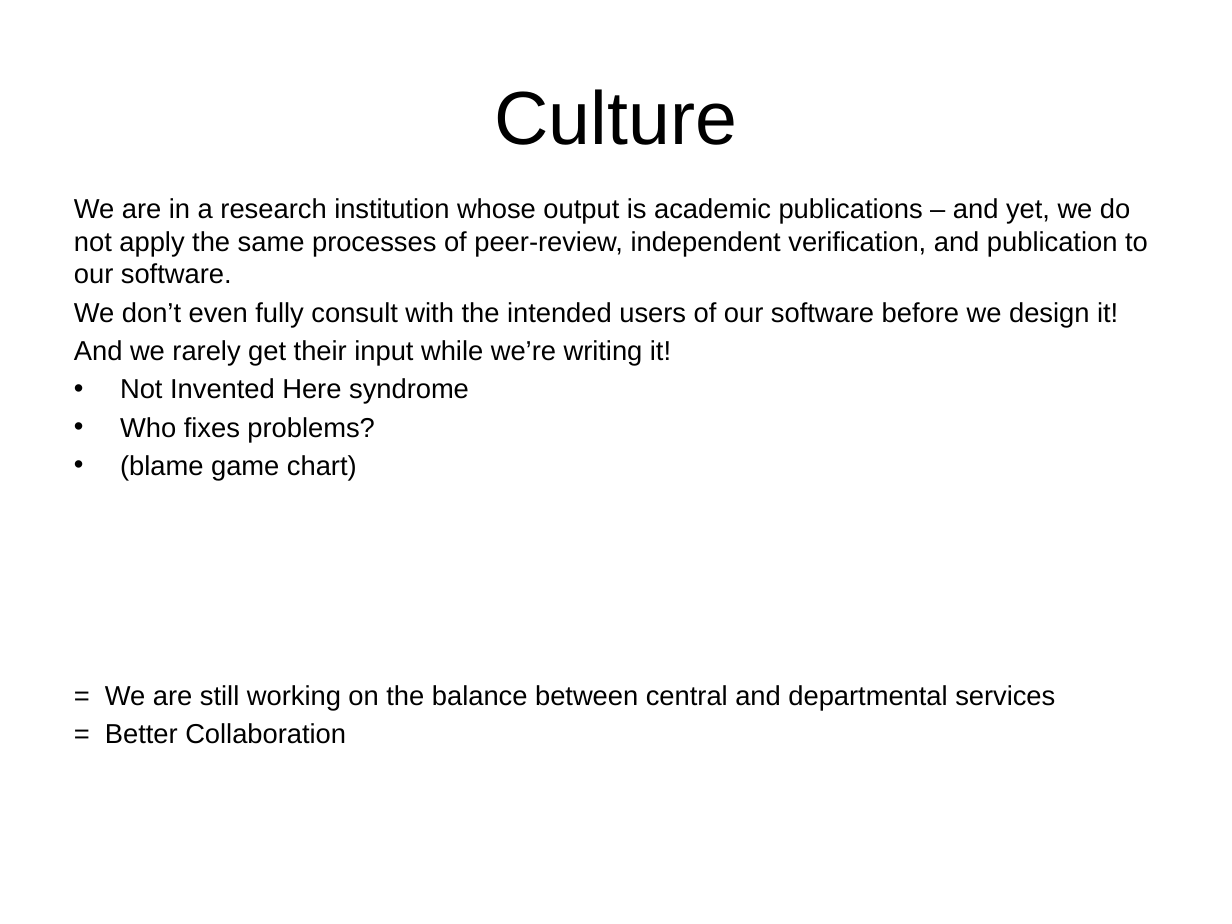
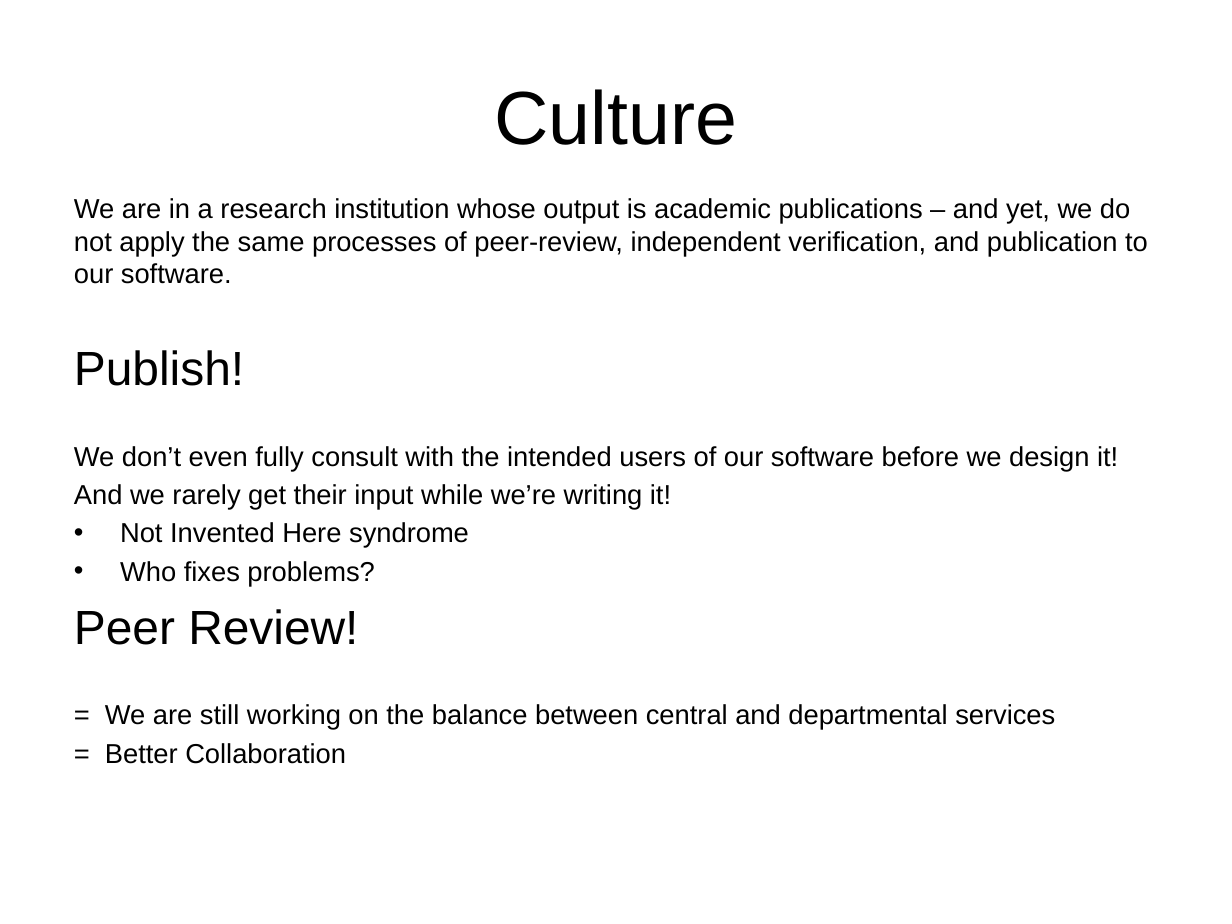
Before and after one commit to acgetchell/Presentations, a slide deck: slide 3 of TIF-Ignite.pptx. Drawn at 1232x924 pixels with LibreOffice and Linux fonts; fonts in the diff are those of the drawing; background and template pictures are left out. Boxes give left, top, right and bottom in pixels: in the first picture for what was removed or moved away, otherwise in the second. Text is boxed around its words. In the diff, an @@ line names an element or a change of style, - is before the commit and + after.

```diff
--- a/TIF-Ignite.pptx
+++ b/TIF-Ignite.pptx
@@ text at (x1=74, y1=350, x2=244, y2=386): paragraph added @@
+Publish!
@@ text at (x1=74, y1=609, x2=358, y2=645): text changed; size 16 to 28 pt @@
-• (blame game chart)
+Peer Review!
```
Also in this commit, not shown: 1 other slide changed, 7 slides added, 1 other file.
